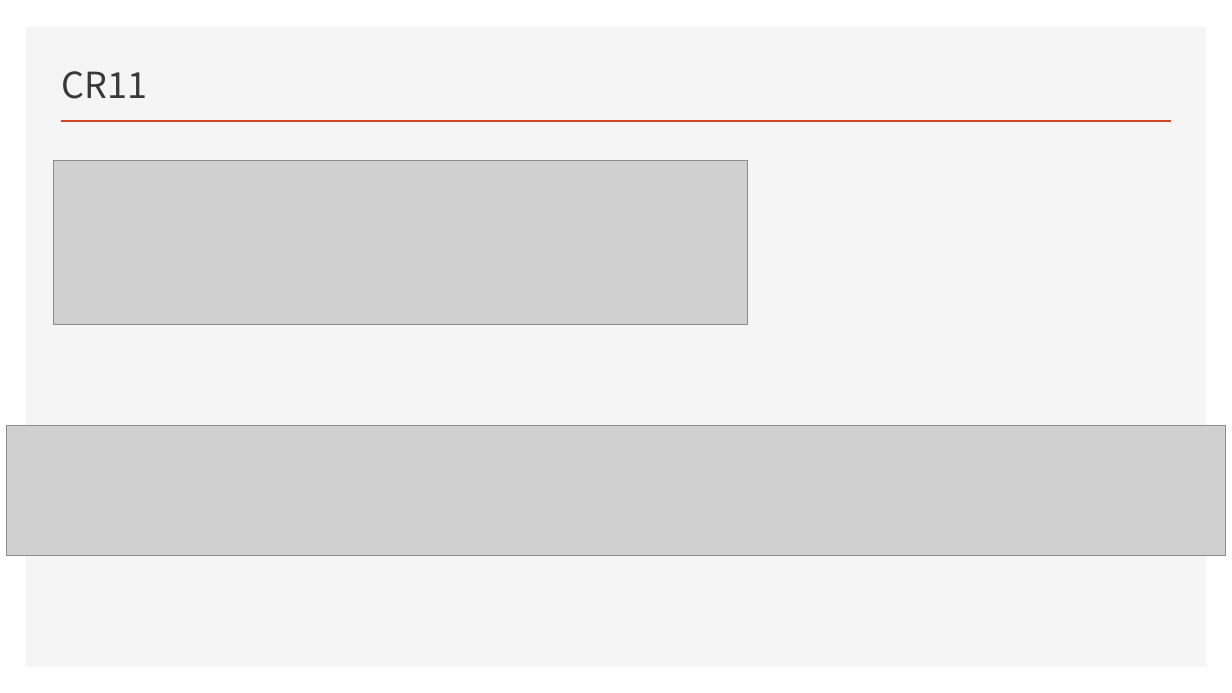
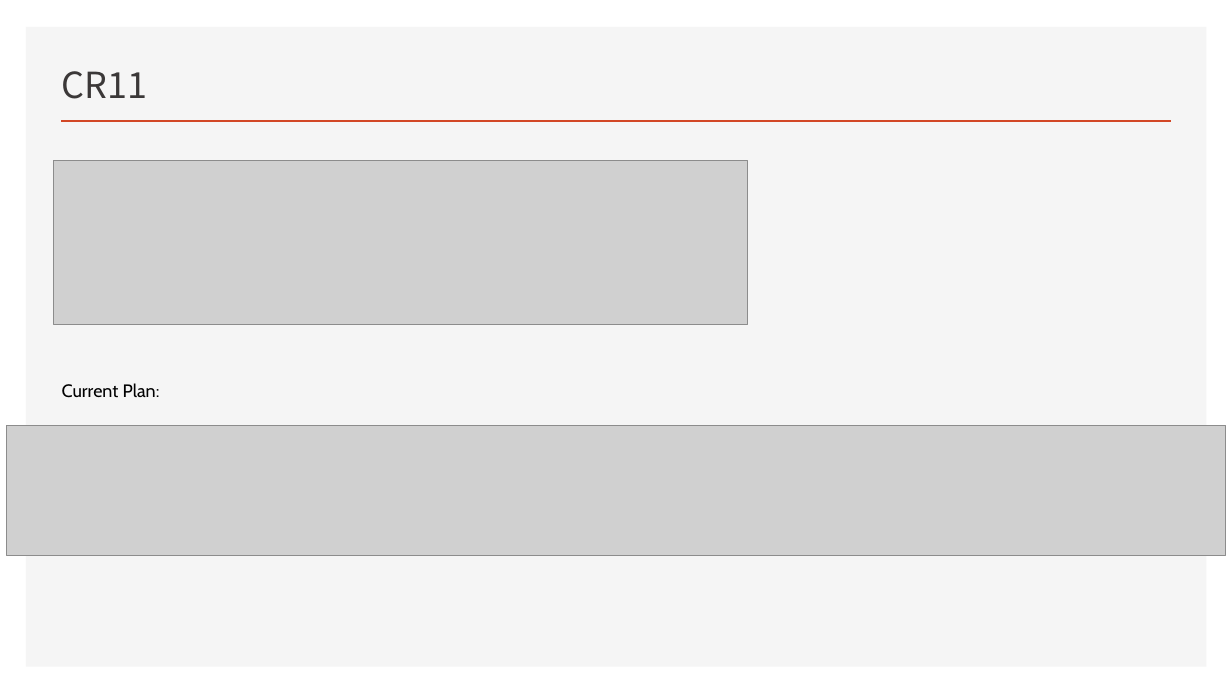
Before and after one commit to peace-dove/demo, a slide deck: slide 19 of transfer/4.3.pptx (slide 18 before the commit). Drawn at 1232x693 pixels with LibreOffice and Linux fonts; fonts in the diff are those of the drawing; grey boxes stand for pictures. Boxes give left, top, right and bottom in pixels: in the first picture for what was removed or moved away, otherwise in the second. Text is boxed around its words. In the diff, an @@ line names an element or a change of style, - is before the commit and + after.

```diff
--- a/transfer/4.3.pptx
+++ b/transfer/4.3.pptx
@@ text added at bbox=[62, 383, 160, 398], 14 pt, text #000000 @@
+Current Plan:
```
Also in this commit, not shown: 9 other slides changed, 2 slides added, 4 slides removed.
